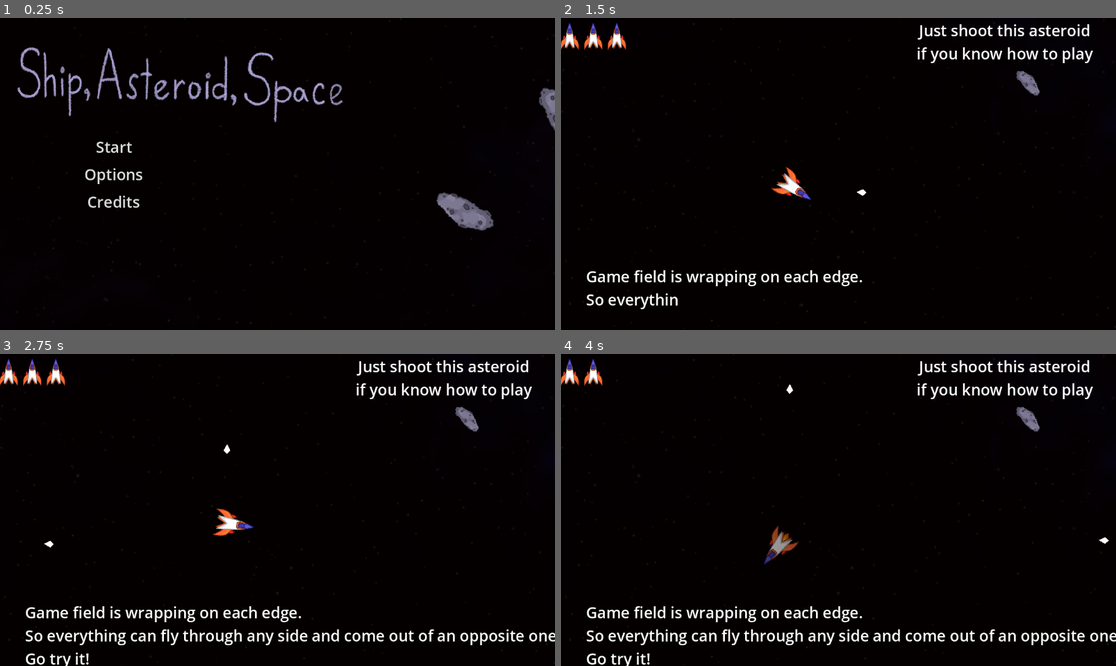
Above: before the commit, frames 1-4 (two rows, left to right).
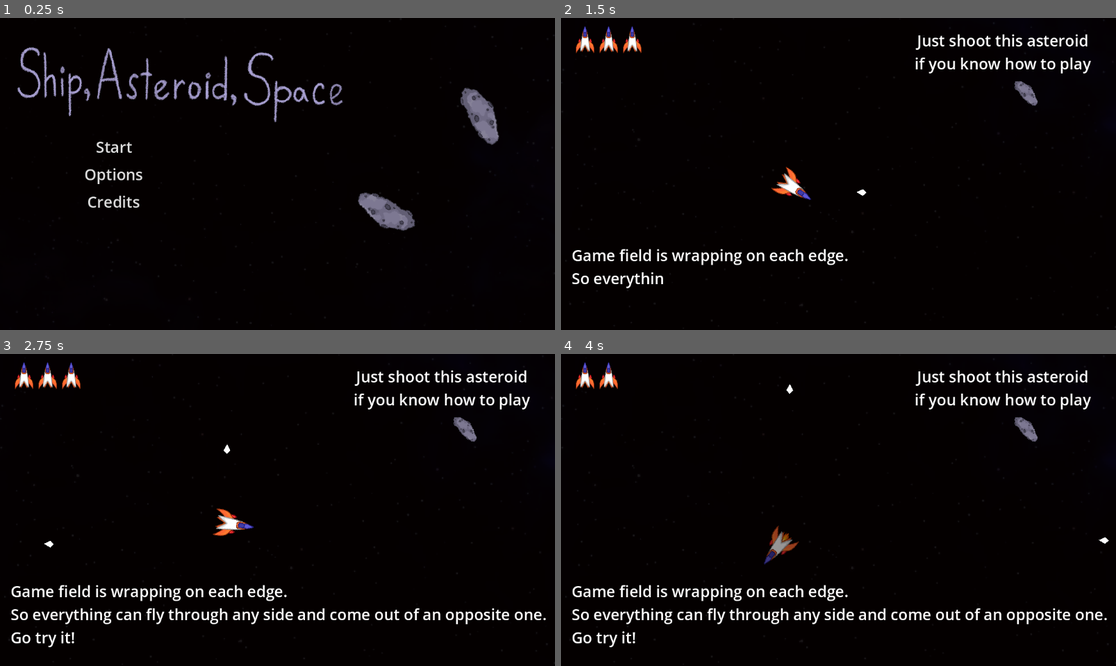
Above: after the commit, the same moments.

Repository: byKrem/ship-asteroids-space
Game: Godot game, scene res://Scenes/UI/main_menu.tscn
The game is run twice, just before and just after one commit, with the same random seed, the same clock (stepped at 60 frames per second) and the same inputs.
Inputs:
- Up to frame 1 (0.25 s): no input
- Up to frame 2 (1.5 s): click "Start" at 0.5 s; tap W (accelerate) at 1.25 s; hold D (rotate_right) from 1.28 s (still down); hold Space (shoot) from 1.28 s (still down)
- Up to frame 3 (2.75 s): release D (rotate_right) at 2.03 s; release Space (shoot) at 2.03 s; hold A (rotate_left) from 2.03 s (still down); tap Space (shoot) at 2.1 s
- Up to frame 4 (4 s): release A (rotate_left) at 2.78 s; hold D (rotate_right) 2.78-3.53 s; hold Space (shoot) 2.78-3.53 s; hold W (accelerate) from 3.53 s (still down); tap Space (shoot) at 3.6 s

The runs differ from the first frame. In frame 1, 2.4% of the frame differs, in the area x 64-100%, y 22-69%; in frame 2, 5.2%; in frame 3, 7.8%, in the area x 0-100%, y 1-100%; in frame 4, 7.6%.

Commit message:
Fixed spawning entities in player

Diff:
--- a/Scenes/GameObjects/mob_spawner.gd
+++ b/Scenes/GameObjects/mob_spawner.gd
@@ -28,6 +28,10 @@
 	var difficulty = 1
 	if waveCount>5:
 		difficulty = difficulty - 1
+	var playerPos : Vector2 = lastPlayerPos
+
+	if player != null:
+		playerPos = player.global_position
 
 	for n in range(spawn_count):
 		var index = randi_range(0, mobs.size() - 1 - difficulty)
@@ -36,7 +40,7 @@
 		var angle = randf_range(0, TAU)
 		var distance = randi_range(200,1000) # MinDistance and MaxDistance
 
-		mob.global_position = lastPlayerPos + Vector2(cos(angle), sin(angle)) * distance
+		mob.global_position = playerPos + Vector2(cos(angle), sin(angle)) * distance
 
 		mob.velocity = Vector2(cos(angle),sin(angle)) * 50
 
--- a/Scenes/UI/main_menu.tscn
+++ b/Scenes/UI/main_menu.tscn
@@ -173,7 +173,7 @@
 expand_mode = 1
 
 [node name="Ship" type="Sprite2D" parent="."]
-position = Vector2(1488, 521)
+position = Vector2(1324.83, 521)
 rotation = 0.382455
 texture = ExtResource("8_wqme5")
 
@@ -184,21 +184,21 @@
 hframes = 2
 
 [node name="Asteroids3" type="Sprite2D" parent="."]
-position = Vector2(1155, 204)
+position = Vector2(991.828, 204)
 rotation = 1.92968
 texture = ExtResource("9_jewm6")
 hframes = 2
 frame = 1
 
 [node name="Asteroids2" type="Sprite2D" parent="."]
-position = Vector2(969, 398)
+position = Vector2(805.828, 398)
 rotation = -1.79919
 texture = ExtResource("9_jewm6")
 hframes = 2
 frame = 1
 
 [node name="bullet" parent="." instance=ExtResource("10_cejvf")]
-position = Vector2(1538, 393)
+position = Vector2(1374.83, 393)
 rotation = -1.12901
 script = null
 
--- a/Scenes/game.tscn
+++ b/Scenes/game.tscn
@@ -26,7 +26,7 @@
 maximum_objects = 10
 
 [node name="AsteroidMedium" parent="MobSpawner" instance=ExtResource("5_wowpa")]
-position = Vector2(391, -188)
+position = Vector2(387, -167)
 
 [node name="CanvasLayer" type="CanvasLayer" parent="."]
 layer = -128
@@ -53,10 +53,10 @@
 
 [node name="LifeCounter" type="HBoxContainer" parent="."]
 z_index = 2
-offset_left = -580.0
-offset_top = -315.0
-offset_right = -437.0
-offset_bottom = -257.0
+offset_left = -548.0
+offset_top = -308.0
+offset_right = -405.0
+offset_bottom = -250.0
 size_flags_horizontal = 0
 size_flags_vertical = 0
 
@@ -82,19 +82,19 @@
 script = ExtResource("8_v158k")
 
 [node name="Label" type="Label" parent="Tutorial"]
-offset_left = -524.0
-offset_top = 190.0
-offset_right = -62.0
-offset_bottom = 283.0
+offset_left = -554.0
+offset_top = 146.0
+offset_right = -92.0
+offset_bottom = 239.0
 theme = ExtResource("9_h4fw4")
 text = "Hey! This is a small tutorial!
 To move you should press [W]"
 
 [node name="SkipTutor" type="Label" parent="Tutorial"]
-offset_left = 75.0
-offset_top = -321.0
-offset_right = 615.0
-offset_bottom = -228.0
+offset_left = 71.0
+offset_top = -300.0
+offset_right = 611.0
+offset_bottom = -207.0
 theme = ExtResource("9_h4fw4")
 text = "Just shoot this asteroid
 if you know how to play"
Not shown, changed: export_presets.cfg
